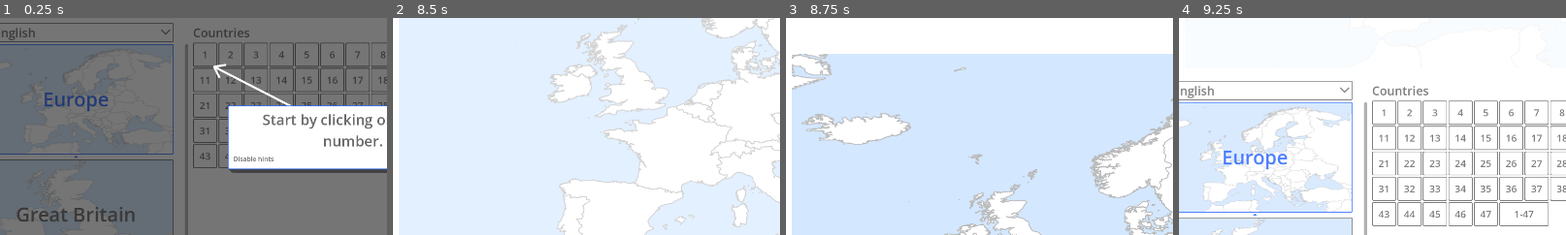
Above: before the commit, frames 1-4 (left to right).
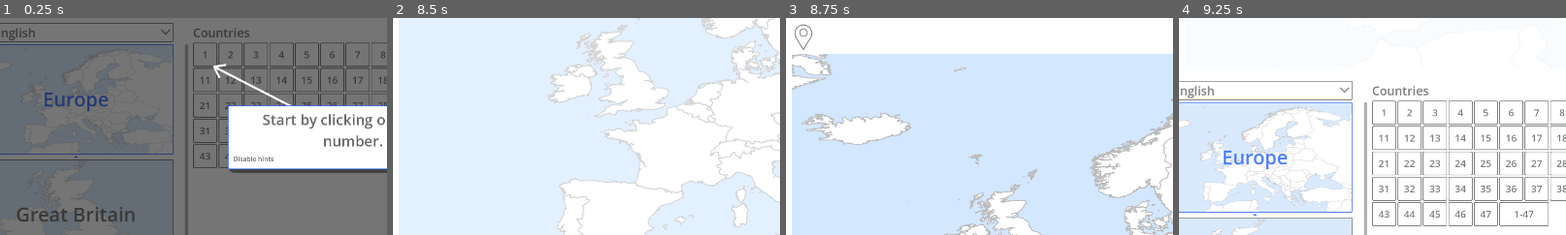
Above: after the commit, the same moments.

Repository: prvak/blind-map
Game: Godot game, scene res://Scenes/Main.tscn
Two runs of this game, one before a commit and one after it. Both use one fixed random seed, a clock stepped at 60 frames per second and the inputs below.
Inputs (mouse positions are % of the whole screen's width and height, from its top left; square brackets give the same spot before the commit, where the layout moved):
- Up to frame 1 (0.25 s): no input
- Up to frame 2 (8.5 s): click "Ok" at 0.5 s; click (95, 94) at 1.25 s; click "Ok" at 2 s; click "English" at 2.75 s; click (95, 94) at 3.5 s; click "Disable hints" at 4.25 s; click "English" at 5 s; click (95, 94) at 5.75 s; click "Disable hints" at 6.5 s; click "English" at 7.25 s; tap Enter at 8 s; move the mouse to (31, 8) at 8.02 s; click (31, 8) at 8.17 s
- Up to frame 3 (8.75 s): no input
- Up to frame 4 (9.25 s): click (2, 4) [6, 4] at 8.75 s
The pictures show only the part of the screen within x 4-54%, y 0-50%; the shares and areas given below are measured in that part.

Frames 1-2 are identical in both runs. In frame 3, 0.1% of the frame differs, in the area x 2-7%, y 2-15%; in frame 4, nothing differs.

Commit message:
Add button for revealing current place
Useful when one is stuck and don't want to click on all places.

Diff:
--- a/BlindMap/Scenes/HintOverlay.tscn
+++ b/BlindMap/Scenes/HintOverlay.tscn
@@ -5,6 +5,7 @@
 
 [node name="HintOverlay" type="Control"]
 visible = false
+z_index = 100
 layout_mode = 3
 anchors_preset = 0
 offset_right = 1920.0
@@ -37,4 +38,10 @@
 HintText = "You finished the level. Each level adds one new place to the map."
 ArrowTargets = PackedVector2Array(1866, 76)
 
+[node name="HintGiveUp" parent="." instance=ExtResource("1_tgmot")]
+visible = false
+position = Vector2(960, 300)
+HintText = "You can hold this button to reveal the selected place."
+ArrowTargets = PackedVector2Array(135, 86)
+
 [connection signal="gui_input" from="Panel" to="." method="_on_panel_gui_input"]
--- /dev/null
+++ b/BlindMap/Scenes/HoldableButton.tscn
@@ -0,0 +1,84 @@
+[gd_scene load_steps=6 format=3 uid="uid://ck553urxd52tj"]
+
+[ext_resource type="Theme" uid="uid://duf2gciy0wwfv" path="res://Resources/UiTheme.tres" id="1_5d11x"]
+[ext_resource type="Script" path="res://Scripts/Scenes/HoldableButton.gd" id="1_abopb"]
+[ext_resource type="Texture2D" uid="uid://g2s040qqqnt1" path="res://Graphics/Icons/GiveUp.png" id="2_lynjm"]
+[ext_resource type="Resource" uid="uid://dg6hv4y6cteq5" path="res://Resources/LevelStyle.tres" id="3_fkmw0"]
+[ext_resource type="Texture2D" uid="uid://5fpmqq73ennc" path="res://Graphics/UI/ButtonBackground.png" id="3_p6jru"]
+
+[node name="HoldableButton" type="Control"]
+layout_mode = 3
+anchors_preset = 15
+anchor_right = 1.0
+anchor_bottom = 1.0
+grow_horizontal = 2
+grow_vertical = 2
+theme = ExtResource("1_5d11x")
+script = ExtResource("1_abopb")
+hold_duration = 1.5
+_fill_ratio = 0.0
+_style = ExtResource("3_fkmw0")
+
+[node name="NormalOuter" type="MarginContainer" parent="."]
+unique_name_in_owner = true
+layout_mode = 0
+offset_right = 40.0
+offset_bottom = 40.0
+mouse_filter = 2
+theme_override_constants/margin_bottom = 0
+
+[node name="NormalInner" type="MarginContainer" parent="NormalOuter"]
+unique_name_in_owner = true
+clip_contents = true
+layout_mode = 2
+mouse_filter = 2
+theme_override_constants/margin_bottom = 0
+
+[node name="Normal" type="TextureRect" parent="NormalOuter/NormalInner"]
+unique_name_in_owner = true
+modulate = Color(0.411765, 0.411765, 0.411765, 1)
+layout_mode = 2
+size_flags_vertical = 0
+mouse_filter = 2
+texture = ExtResource("2_lynjm")
+stretch_mode = 2
+
+[node name="FilledOuter" type="MarginContainer" parent="."]
+unique_name_in_owner = true
+clip_contents = true
+layout_mode = 0
+offset_right = 64.0
+offset_bottom = 64.0
+mouse_filter = 2
+theme_override_constants/margin_top = 64
+
+[node name="FilledInner" type="MarginContainer" parent="FilledOuter"]
+unique_name_in_owner = true
+clip_contents = true
+layout_mode = 2
+mouse_filter = 2
+theme_override_constants/margin_top = -64
+
+[node name="Filled" type="TextureRect" parent="FilledOuter/FilledInner"]
+clip_contents = true
+layout_mode = 2
+size_flags_vertical = 3
+size_flags_stretch_ratio = 0.0
+mouse_filter = 2
+texture = ExtResource("2_lynjm")
+stretch_mode = 2
+
+[node name="Background" type="NinePatchRect" parent="FilledOuter/FilledInner"]
+unique_name_in_owner = true
+modulate = Color(0.411765, 0.411765, 0.411765, 1)
+show_behind_parent = true
+layout_mode = 2
+texture = ExtResource("3_p6jru")
+patch_margin_left = 3
+patch_margin_top = 3
+patch_margin_right = 3
+patch_margin_bottom = 3
+
+[connection signal="gui_input" from="." to="." method="_on_gui_input"]
+[connection signal="mouse_entered" from="." to="." method="_on_mouse_entered"]
+[connection signal="mouse_exited" from="." to="." method="_on_mouse_exited"]
--- a/BlindMap/Scenes/Level.tscn
+++ b/BlindMap/Scenes/Level.tscn
@@ -12,6 +12,7 @@
 [ext_resource type="PackedScene" uid="uid://chje7aukkghdi" path="res://Scenes/IconAndTextButton.tscn" id="7_icf2y"]
 [ext_resource type="Texture2D" uid="uid://bh7p6i8cwyo6q" path="res://Graphics/Icons/ArrowRight.png" id="8_4xlmr"]
 [ext_resource type="Texture2D" uid="uid://bk7eaknigkje0" path="res://Graphics/Icons/ArrowDown.png" id="8_6f3fb"]
+[ext_resource type="PackedScene" uid="uid://ck553urxd52tj" path="res://Scenes/HoldableButton.tscn" id="8_lyjhx"]
 
 [sub_resource type="Animation" id="Animation_ymy3n"]
 resource_name = "Glint"
@@ -90,14 +91,25 @@
 custom_minimum_size = Vector2(200, 0)
 layout_mode = 2
 
-[node name="HomeButton" type="Button" parent="MarginContainer/Navigation/MarginContainer"]
-layout_mode = 2
+[node name="HBoxContainer" type="HBoxContainer" parent="MarginContainer/Navigation/MarginContainer"]
+layout_mode = 2
+theme_override_constants/separation = 11
+
+[node name="HomeButton" type="Button" parent="MarginContainer/Navigation/MarginContainer/HBoxContainer"]
+layout_mode = 2
+size_flags_horizontal = 0
 size_flags_vertical = 4
 tooltip_text = "Home"
 focus_mode = 0
 theme = ExtResource("2_ot84r")
 icon = ExtResource("3_4vyxg")
 flat = true
+
+[node name="GiveUpButton" parent="MarginContainer/Navigation/MarginContainer/HBoxContainer" instance=ExtResource("8_lyjhx")]
+custom_minimum_size = Vector2(64, 64)
+layout_mode = 2
+size_flags_vertical = 4
+tooltip_text = "Hold to reveal selected place"
 
 [node name="Answers" parent="MarginContainer/Navigation" instance=ExtResource("2_l30iu")]
 layout_mode = 2
@@ -236,7 +248,8 @@
 Icon = ExtResource("8_4xlmr")
 Text = "Next level"
 
-[connection signal="pressed" from="MarginContainer/Navigation/MarginContainer/HomeButton" to="." method="_on_home_button_pressed"]
+[connection signal="pressed" from="MarginContainer/Navigation/MarginContainer/HBoxContainer/HomeButton" to="." method="_on_home_button_pressed"]
+[connection signal="button_filled" from="MarginContainer/Navigation/MarginContainer/HBoxContainer/GiveUpButton" to="." method="_on_give_up_button_pressed"]
 [connection signal="button_clicked" from="TrophySceneContainer/CenterContainer/VBoxContainer/TrophyButtonsContainer/TrophyButtonsPanel/VBoxContainer/ButtonsContainer/HBoxContainer/HomeButton" to="." method="_on_home_button_pressed"]
 [connection signal="button_clicked" from="TrophySceneContainer/CenterContainer/VBoxContainer/TrophyButtonsContainer/TrophyButtonsPanel/VBoxContainer/ButtonsContainer/HBoxContainer/ReplayButton" to="." method="_on_replay_button_button_clicked"]
 [connection signal="button_clicked" from="TrophySceneContainer/CenterContainer/VBoxContainer/TrophyButtonsContainer/TrophyButtonsPanel/VBoxContainer/ButtonsContainer/HBoxContainer/NextLevelButton" to="." method="_on_next_level_button_button_clicked"]
--- a/BlindMap/Scripts/Scenes/HintOverlay.gd
+++ b/BlindMap/Scripts/Scenes/HintOverlay.gd
@@ -10,6 +10,7 @@
 	_hint_nodes["level_selection"] = get_node("HintLevelSelection")
 	_hint_nodes["level_answers"] = get_node("HintAnswers")
 	_hint_nodes["next_level"] = get_node("HintNextLevel")
+	_hint_nodes["give_up"] = get_node("HintGiveUp")
 	for hint_node in _hint_nodes.values():
 		hint_node.hint_closed.connect(_on_hint_closed)
 		hint_node.hints_disabled.connect(_on_hints_disabled)
--- /dev/null
+++ b/BlindMap/Scripts/Scenes/HoldableButton.gd
@@ -0,0 +1,86 @@
+@tool
+class_name HoldableButton
+extends Control
+
+
+signal button_filled
+
+
+@export var hold_duration := 3.0
+@export_range(0.0, 1.0) var _fill_ratio := 0.5:
+	get:
+		return _fill_ratio
+	set(value):
+		if _fill_ratio == value:
+			return
+		_fill_ratio = clampf(value, 0.0, 1.0)
+		_update_fill()
+@export var _style: LevelStyleResource
+
+
+var _is_disabled := false
+var _mouse_over_button := false
+var _held := false
+
+
+@onready var _normal_texture: TextureRect = get_node("%Normal")
+@onready var _background_texture: NinePatchRect = get_node("%Background")
+@onready var _normal_outer_node: MarginContainer = get_node("%NormalOuter")
+@onready var _normal_inner_node: MarginContainer = get_node("%NormalInner")
+@onready var _filled_outer_node: MarginContainer = get_node("%FilledOuter")
+@onready var _filled_inner_node: MarginContainer = get_node("%FilledInner")
+
+
+func _ready():
+	_update_fill()
+	_normal_texture.modulate = _style.NormalColor
+	_background_texture.modulate = _style.NormalColor
+
+
+func _process(delta):
+	if _held:
+		if _fill_ratio < 1.0:
+			_fill_ratio = clampf(_fill_ratio + delta * 1.0 / hold_duration, 0.0, 1.0)
+			_update_fill()
+			if _fill_ratio >= 1.0:
+				button_filled.emit()
+	elif _fill_ratio > 0.0:
+		_fill_ratio = clampf(_fill_ratio - 4 * delta * 1.0 / hold_duration, 0.0, 1.0)
+		_update_fill()
+
+
+func _update_fill():
+	if not _normal_texture:
+		return
+	var height := _normal_texture.size.y
+	var filled_height := roundi(height * _fill_ratio)
+	var normal_height := height - filled_height
+	_normal_outer_node.add_theme_constant_override("margin_bottom", filled_height)
+	_normal_inner_node.add_theme_constant_override("margin_bottom", -filled_height)
+	_filled_outer_node.add_theme_constant_override("margin_top", normal_height)
+	_filled_inner_node.add_theme_constant_override("margin_top", -normal_height)
+
+
+func _on_gui_input(event):
+	if _is_disabled:
+		return
+	if event is InputEventMouseButton and event.button_index == MOUSE_BUTTON_LEFT:
+		if event.pressed:
+			_held = true
+		elif not event.pressed:
+			_held = false
+		else:
+			print(event)
+
+
+func _on_mouse_entered():
+	_mouse_over_button = true
+	_normal_texture.modulate = _style.HighlightColor
+	_background_texture.modulate = _style.HighlightColor
+
+
+func _on_mouse_exited():
+	_mouse_over_button = false
+	_held = false
+	_normal_texture.modulate = _style.NormalColor
+	_background_texture.modulate = _style.NormalColor
--- a/BlindMap/Scripts/Scenes/Level.gd
+++ b/BlindMap/Scripts/Scenes/Level.gd
@@ -13,6 +13,7 @@
 var _quitting: bool
 var _correct_answers: int
 var _wrong_answers: int
+var _wrong_answers_since_last_correct_answer: int
 
 
 signal level_finished(level_data: LevelData, correct_answers: int, wrong_answers: int)
@@ -54,6 +55,7 @@
 	_level_data = level_data
 	_correct_answers = 0
 	_wrong_answers = 0
+	_wrong_answers_since_last_correct_answer = 0
 	_quitting = false
 	var visible_answers = level_data.LevelDescription.VisibleAnswers
 	level_number_node.text = level_data.LevelDescription.Name
@@ -100,6 +102,7 @@
 		map_node.clear_correct_answers()
 	if item.ItemRecord.Id == answer_selection.ItemRecord.Id:
 		_correct_answers += 1
+		_wrong_answers_since_last_correct_answer = 0
 		item.set_disabled(true)
 		answer_selection.set_disabled(true)
 		answers_node.AnswersSelectionGroup.mark_unselected(answer_selection)
@@ -148,14 +151,25 @@
 			answers_node.update_visible_answers()
 	else:
 		_wrong_answers += 1
+		_wrong_answers_since_last_correct_answer += 1
 		item.set_error(true)
 		item.set_label_visible(true)
 		answer_selection.set_error(true)
+		if _wrong_answers_since_last_correct_answer >= 5:
+			HintToggler.request_hint("give_up")
 
 
 func _on_home_button_pressed():
 	_hide_trophy_container(false)
 	level_quit.emit(_level_data)
+
+
+func _on_give_up_button_pressed():
+	var answer_selection = answers_node.AnswersSelectionGroup.get_selected_item()
+	if answer_selection == null:
+		return
+	map_node.highlight_item(answer_selection.ItemRecord)
+	_wrong_answers += 10 # Penalty for revealing the correct answer.
 
 
 func _on_replay_button_button_clicked():
--- a/BlindMap/Scripts/Scenes/Map.gd
+++ b/BlindMap/Scripts/Scenes/Map.gd
@@ -106,6 +106,14 @@
 		item.set_disabled(false)
 
 
+func highlight_item(item_record: Record):
+	for item in _map_items:
+		item = item as MapItem
+		if item.ItemRecord.Id == item_record.Id:
+			item.set_label_visible(true)
+			item.blink()
+
+
 func _coordinates_to_position(x: float, y: float) -> Vector2:
 	var map_width = _map_sprite_size.x * _map_sprite_scale.x;
 	var map_height = _map_sprite_size.y * _map_sprite_scale.y;
--- a/BlindMap/Scripts/Scenes/MapItem.gd
+++ b/BlindMap/Scripts/Scenes/MapItem.gd
@@ -77,6 +77,15 @@
 func set_label_visible(value: bool, transition_speed: float = LabelTransitionSpeed) -> void:
 	_is_label_visible = value
 	_transition_label_visible(transition_speed)
+
+
+func blink() -> void:
+	var tween = create_tween()
+	for i in range(2):
+		tween.tween_property(self, "modulate:a", 0.0, 0.1)
+		tween.tween_interval(0.1)
+		tween.tween_property(self, "modulate:a", 1.0, 0.1)
+		tween.tween_interval(0.3)
 
 
 func _on_mouse_entered():
Binary file added: BlindMap/Graphics/Icons/GiveUp.png
Not shown, added: BlindMap/Graphics/Icons/GiveUp.png.import
Binary file added: BlindMap/Graphics/UI/ButtonBackground.png
Not shown, added: BlindMap/Graphics/UI/ButtonBackground.png.import
Not shown, changed: BlindMap/Locale/cs.po
Not shown, changed: BlindMap/Locale/de.po
Not shown, changed: BlindMap/Locale/en.po
Not shown, changed: BlindMap/Locale/messages.pot
Not shown: 1 places in BlindMap/Scenes/Level.tscn that only renumber resources
Not shown, added: Graphics/Graphics/Icons/GiveUp.preview.png
Not shown, added: Graphics/Graphics/Icons/GiveUp.render.yaml
Not shown, added: Graphics/Graphics/Icons/GiveUp.sif
(and 4 more such lines)
